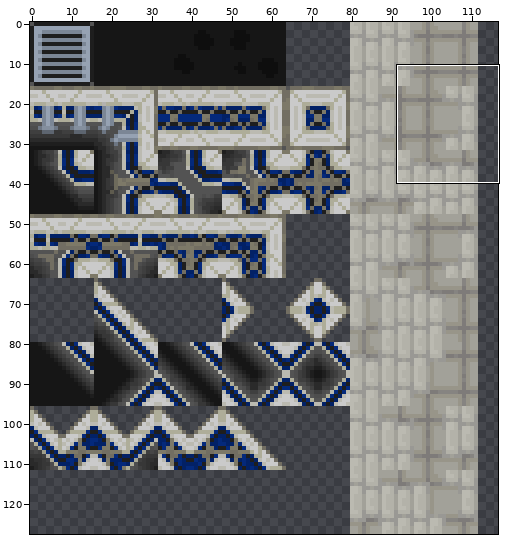
Sprite sheet -- Assets/Tiles/Moon Tiles.png. The first picture is a wide view before the edit; the outline marks the close-up.
Close-up. First the earlier version:
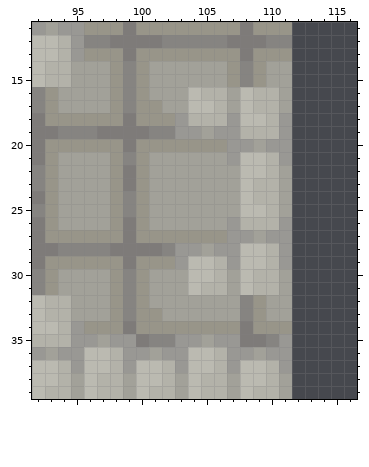
The file is 128x128 pixels. Colours within 5 levels of each other are drawn and written as one. Shown: x 92..116, y 11..39. The wide view leaves out empty margins. The commit also changed other parts of the picture, which this record leaves out.
New version:
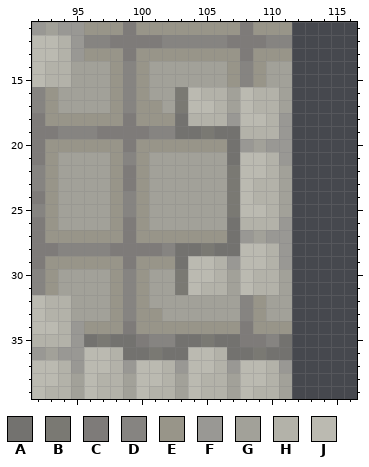
Palette (. is transparent): A #73726f  B #7a7973  C #7e7b79  D #868481  E #989589  F #999894  G #a2a199  H #b3b2a9  J #bbbab1
What changed:
Changed rows in their new state; - is an unchanged pixel.
first column x 103:
16 B----
17 B----
18 A----
19 AABAA
20 ----A
21 ----A
22 ----B
23 ----B
24 ----B
25 ----B
26 ----A
27 ----A
28 AABAA
29 A----
30 B----
31 B----
first column x 96:
35 ABAA---AABAA---A
36 ---AABAA---AABAA
Where, in picture pixels (left, top, right, bottom), the same in both close-ups:
changed: (175, 87, 240, 295)
changed: (84, 334, 292, 360)
